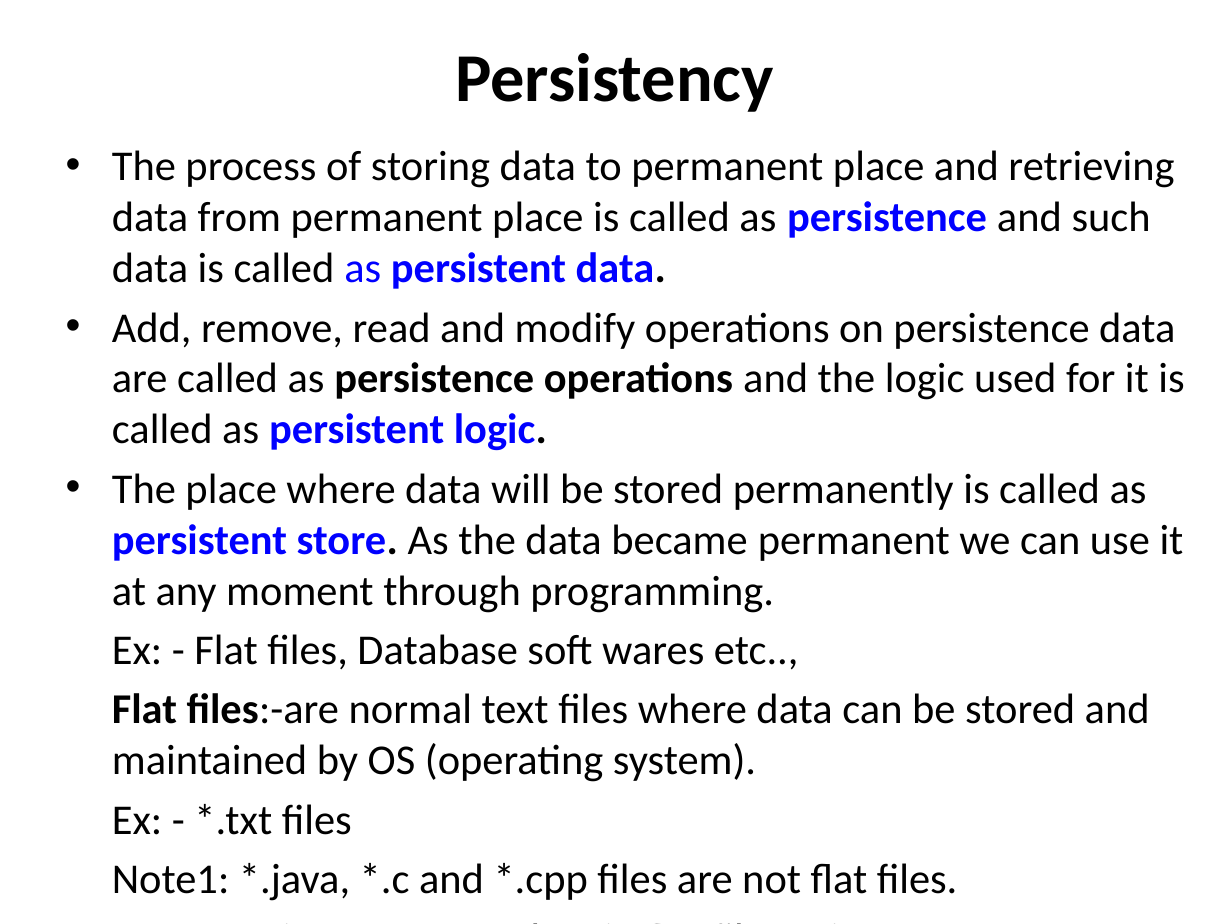
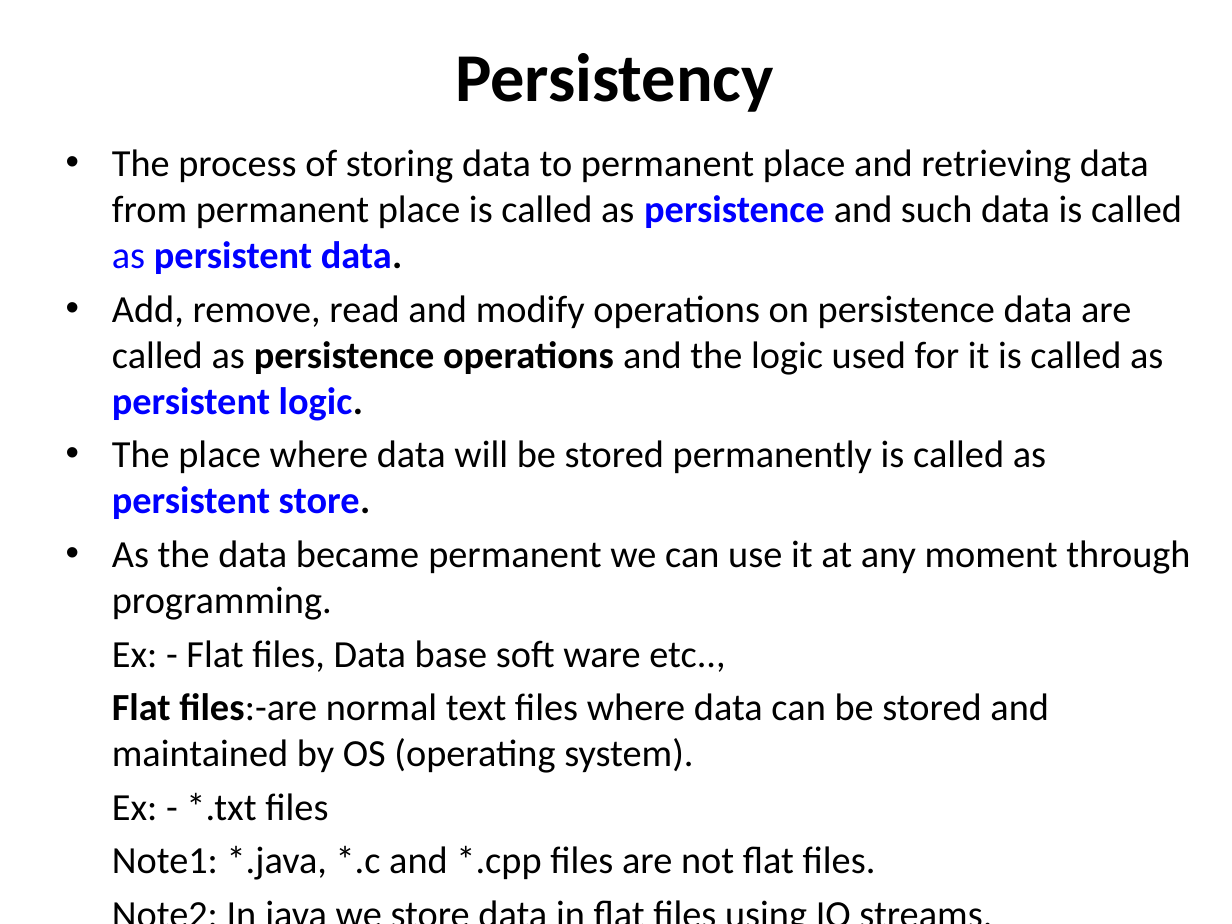
Before and after one commit to richardsforu/hibernate-adm, a slide deck: slide 2 of ppts/Hibernate.pptx. Drawn at 1232x924 pixels with LibreOffice and Linux fonts; fonts in the diff are those of the drawing. Boxes give left, top, right and bottom in pixels: in the first picture for what was removed or moved away, otherwise in the second. Text is boxed around its words. In the diff, an @@ line names an element or a change of style, - is before the commit and + after.

```diff
--- a/ppts/Hibernate.pptx
+++ b/ppts/Hibernate.pptx
@@ text at (x1=112, y1=149, x2=1182, y2=880): size 24.8 to 22.4 pt in "The process of storing data to permanent ...", "Add, remove, read and modify operations on ...", "Flat files:-are normal text files where data ...", "Ex: - *.txt files" and 2 more places @@
@@ text at (x1=112, y1=440, x2=1190, y2=672): text changed; size 24.8 to 22.4 pt @@
-• The place where data will be stored permanently is called as persistent store. As the data became permanent we can use it at any moment through programming.
-Ex: - Flat files, Database soft wares etc..,
+• The place where data will be stored permanently is called as persistent store.
+• As the data became permanent we can use it at any moment through programming.
+Ex: - Flat files, Data base soft ware etc..,
```
Also in this commit, not shown: 5 other slides changed, 18 other files.
